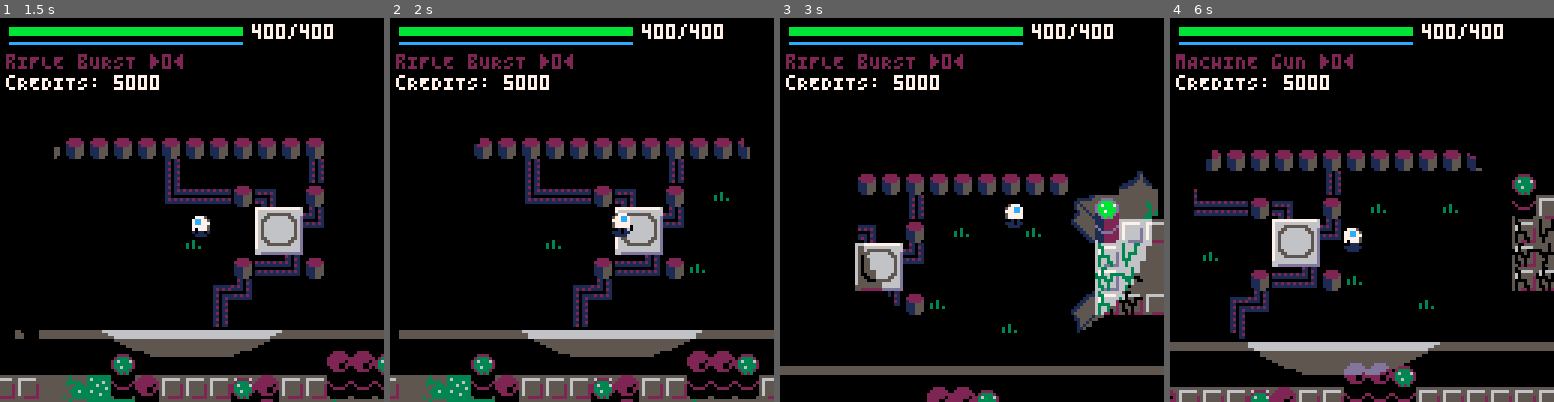
Above: before the commit, frames 1-4 (left to right).
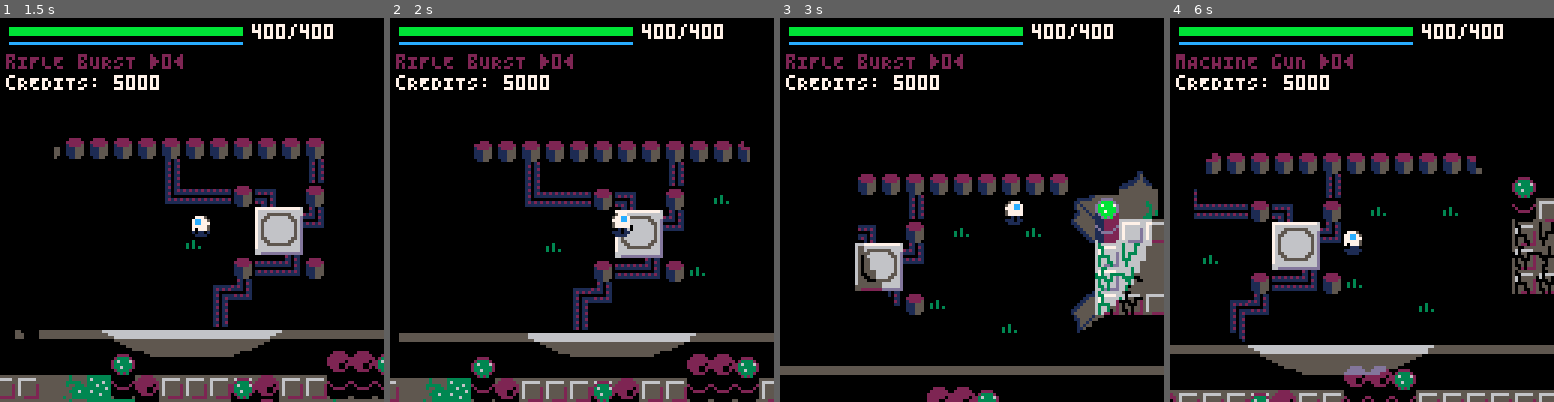
Above: after the commit, the same moments.

Repository: EBonura/CortexOverride
Game: PICO-8 cartridge beta_v0.2.1.p8
Two runs of this game, one before a commit and one after it. Both use one fixed random seed, a clock stepped at 60 frames per second and the inputs below.
Inputs:
- Up to frame 1 (1.5 s): tap X (X key) at 0.33, 1.07 s; tap O (Z key) at 0.7 s
- Up to frame 2 (2 s): hold Right from 1.6 s (still down); tap O (Z key) at 1.7 s; tap X (X key) at 1.85 s
- Up to frame 3 (3 s): release Right at 2.1 s; tap O (Z key) at 2.1, 2.5, 2.9 s; hold Up 2.15-2.42 s; hold Right from 2.47 s (still down); tap X (X key) at 2.97 s
- Up to frame 4 (6 s): release Right at 3.03 s; hold Left 3.08-3.58 s; tap O (Z key) every 0.4 s from 3.3 to 5.7 s; hold Down 3.63-3.97 s; hold Right 4.02-4.68 s; tap X (X key) at 4.08, 5.2 s; hold Up 4.73-5.03 s; hold Left 5.08-5.68 s; hold Down from 5.73 s (still down)

Frame 1 is identical in both runs. In frame 2, 9.3% of the frame differs, in the area x 0-100%, y 31-100%; in frame 3, 0.2%; in frame 4, 9.7%, in the area x 0-100%, y 34-100%.

Commit message:
improved compression utilities

Diff:
--- a/beta_v0.2.1.p8
+++ b/beta_v0.2.1.p8
@@ -1050,7 +1050,6 @@
     acceleration = 0.8,
     deceleration = 0.9,
     turn_speed = 0.3,
-    diagonal_factor = 0.7071,
 
     -- Entity type
     base_class = base_class,
@@ -1465,8 +1464,9 @@
   local max_target_distance, target_speed = 32, 6
 
   if ix != 0 and iy != 0 then
-    ix *= self.diagonal_factor
-    iy *= self.diagonal_factor
+    -- Use a diagonal factor
+    ix *= 0.7071
+    iy *= 0.7071
   end
 
   self.target_x += ix * target_speed
@@ -1519,8 +1519,8 @@
 
 function entity:apply_physics()
   -- Apply deceleration
-  self.vx = abs(self.vx) < 0.05 and 0 or self.vx * self.deceleration
-  self.vy = abs(self.vy) < 0.05 and 0 or self.vy * self.deceleration
+  self.vx = abs(self.vx) < 0.01 and 0 or self.vx * self.deceleration
+  self.vy = abs(self.vy) < 0.01 and 0 or self.vy * self.deceleration
 
   -- Prepare new position
   local new_x, new_y = self.x + self.vx, self.y + self.vy
